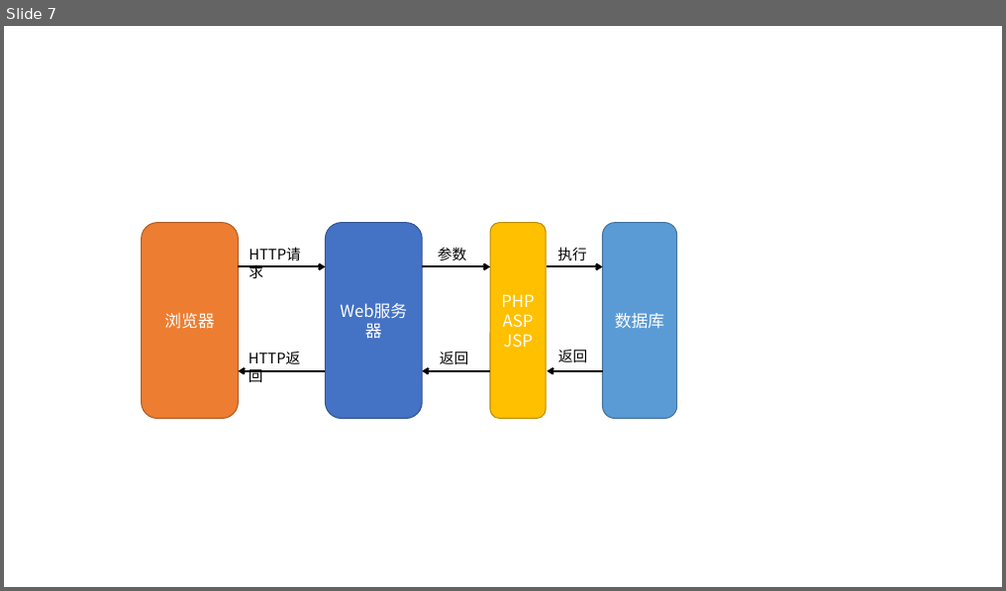
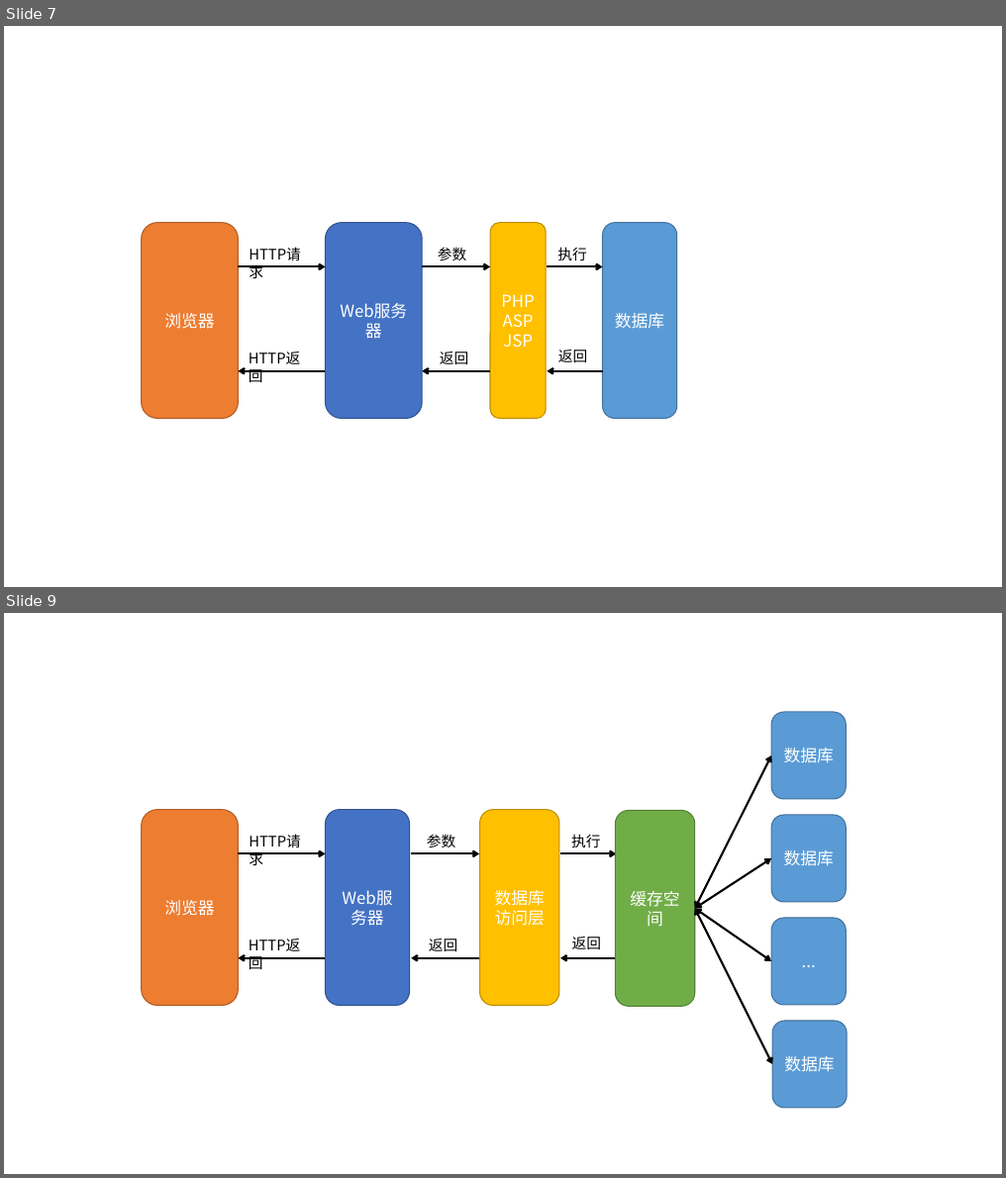
Before and after one commit to taowenyin/FullStackDeveloperGuide, a slide deck: Chapter1/Screenshot/original/iot.pptx. Shown one above the other, each under a label of ours: slide 7 before the commit, slides 7 and 9 after it; the slides between them are not shown. The pictures are 1006x591 and 1006x1178 pixels, drawn with LibreOffice and Linux fonts; fonts in the diff are those of the drawing. Boxes give left, top, right and bottom in pixels: in the first picture for what was removed or moved away, otherwise in the second. Text is boxed around its words. In the diff, an @@ line names an element or a change of style, - is before the commit and + after.

```diff
--- a/Chapter1/Screenshot/original/iot.pptx
+++ b/Chapter1/Screenshot/original/iot.pptx
@@ slide 9 added at box(4, 613, 1002, 1174), background #FFFFFF @@
@@ rounded rectangle added at box(771, 712, 846, 799), fill #5B9BD5, outline #43739E 1 pt, 16 pt, text #FFFFFF @@
+数据库
@@ double arrow added from (695, 909) to (771, 756), #000000 2 pt @@
@@ rounded rectangle added at box(141, 810, 238, 1006), fill #ED7D31, outline #AF5C24 1 pt, 16 pt, text #FFFFFF @@
+浏览器
@@ rounded rectangle added at box(325, 810, 410, 1006), fill #4472C4, outline #325491 1 pt, 16 pt, text #FFFFFF @@
+Web服务器
@@ rounded rectangle added at box(480, 810, 559, 1006), fill #FFC000, outline #BD8E00 1 pt, 16 pt, text #FFFFFF @@
+数据库访问层
@@ rounded rectangle added at box(616, 811, 695, 1007), fill #70AD47, outline #538035 1 pt, 16 pt, text #FFFFFF @@
+缓存空间
@@ rounded rectangle added at box(771, 815, 846, 902), fill #5B9BD5, outline #43739E 1 pt, 16 pt, text #FFFFFF @@
+数据库
@@ text added at box(242, 829, 322, 854), 14 pt, text #000000 @@
+HTTP请求
@@ text added at box(427, 834, 455, 848), 14 pt, text #000000 @@
+参数
@@ text added at box(571, 834, 600, 848), 14 pt, text #000000 @@
+执行
@@ arrow added from (239, 854) to (325, 854), #000000 2 pt @@
@@ arrow added from (411, 854) to (479, 854), #000000 2 pt @@
@@ arrow added from (561, 854) to (617, 854), #000000 2 pt @@
@@ double arrow added from (695, 909) to (771, 859), #000000 2 pt @@
@@ double arrow added from (695, 909) to (771, 961), #000000 2 pt @@
@@ double arrow added from (695, 909) to (773, 1064), #000000 2 pt @@
@@ text added at box(242, 934, 322, 959), 14 pt, text #000000 @@
+HTTP返回
@@ text added at box(429, 939, 457, 952), 14 pt, text #000000 @@
+返回
@@ text added at box(572, 937, 601, 950), 14 pt, text #000000 @@
+返回
@@ rounded rectangle added at box(771, 918, 846, 1004), fill #5B9BD5, outline #43739E 1 pt, 16 pt, text #FFFFFF @@
+...
@@ arrow added from (325, 959) to (239, 959), #000000 2 pt @@
@@ arrow added from (479, 959) to (411, 959), #000000 2 pt @@
@@ arrow added from (617, 959) to (561, 959), #000000 2 pt @@
@@ rounded rectangle added at box(773, 1021, 846, 1108), fill #5B9BD5, outline #43739E 1 pt, 16 pt, text #FFFFFF @@
+数据库
```
Also in this commit, not shown: 2 other slides added, 6 other files.
